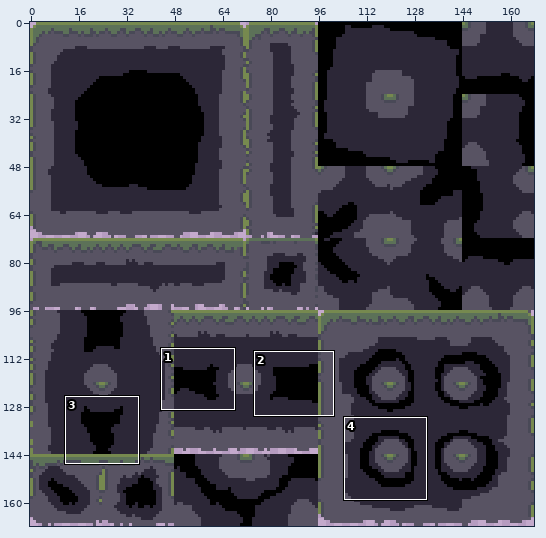
Sprite sheet -- Assets/Sprites/Tileset/Dirt_Basic2.png. The first picture is a wide view before the edit; the outline marks the close-up.
Close-up. Before:
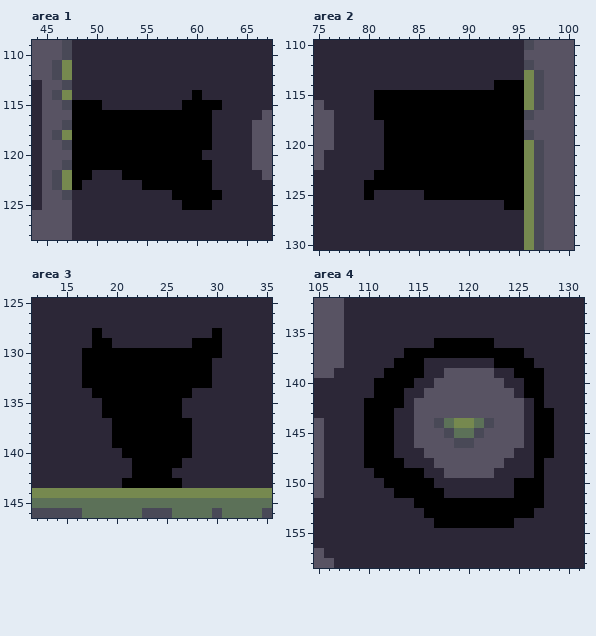
The file is 168x168 pixels. Shown: area 1: x 44..67, y 109..128; area 2: x 75..100, y 110..130; area 3: x 12..35, y 125..146; area 4: x 105..131, y 132..158. The commit also changed other parts of the picture, which this record leaves out.
Now the later version:
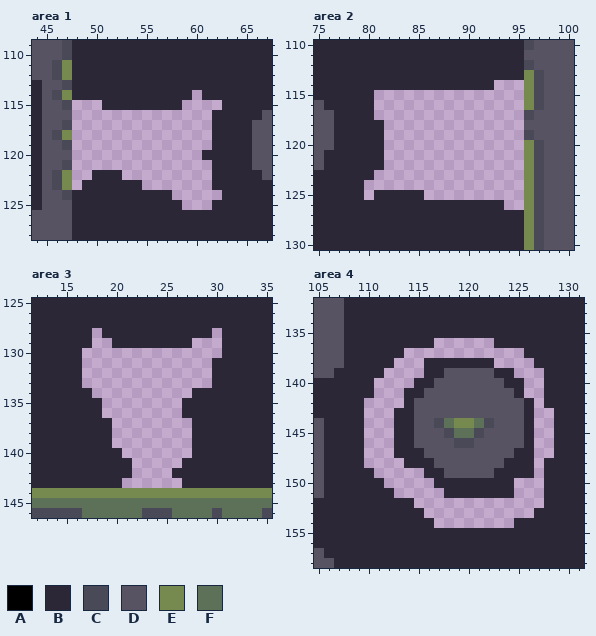
Palette (. is transparent): A #000000  B #2c2737  C #494957  D #585363  E #76894f  F #5c7158
Difference:
Area 1:
y 114: x 60 A -> .
y 115: x 48..50 AAA -> ...; x 59..62 AAAA -> ....
y 116..119: x 48..61 AAAAAAAAAAAAAA -> ..............
y 120: x 48..60 AAAAAAAAAAAAA -> .............
y 121: x 48..61 AAAAAAAAAAAAAA -> ..............
y 122: x 48..49 AA -> ..; x 53..61 AAAAAAAAA -> .........
y 123: x 48 A -> .; x 55..61 AAAAAAA -> .......
y 124: x 58..62 AAAAA -> .....
y 125: x 59..61 AAA -> ...
Area 2:
y 114: x 93..95 AAA -> ...
y 115..117: x 81..95 AAAAAAAAAAAAAAA -> ...............
y 118..122: x 82..95 AAAAAAAAAAAAAA -> ..............
y 123: x 81..95 AAAAAAAAAAAAAAA -> ...............
y 124: x 80..95 AAAAAAAAAAAAAAAA -> ................
y 125: x 80 A -> .; x 86..95 AAAAAAAAAA -> ..........
y 126: x 94..95 AA -> ..
Area 3:
y 128: x 18 A -> .; x 30 A -> .
y 129: x 18..19 AA -> ..; x 28..30 AAA -> ...
y 130: x 17..30 AAAAAAAAAAAAAA -> ..............
y 131..133: x 17..29 AAAAAAAAAAAAA -> .............
y 134: x 18..27 AAAAAAAAAA -> ..........
y 135..136: x 19..26 AAAAAAAA -> ........
y 137..139: x 20..27 AAAAAAAA -> ........
y 140: x 21..27 AAAAAAA -> .......
y 141: x 22..26 AAAAA -> .....
y 142: x 22..25 AAAA -> ....
y 143: x 21..26 AAAAAA -> ......
Area 4:
y 136: x 117..122 AAAAAA -> ......
y 137: x 114..125 AAAAAAAAAAAA -> ............
y 138: x 113..115 AAA -> ...; x 123..126 AAAA -> ....
y 139: x 112..115 AAAA -> ....; x 125..127 AAA -> ...
y 140: x 111..114 AAAA -> ....; x 126..127 AA -> ..
y 141: x 111..113 AAA -> ...; x 126..127 AA -> ..
y 142: x 110..113 AAAA -> ....; x 127 A -> .
y 143..147: x 110..112 AAA -> ...; x 127..128 AA -> ..
y 148: x 110..113 AAAA -> ....; x 127 A -> .
y 149: x 111..115 AAAAA -> .....; x 127 A -> .
y 150: x 112..116 AAAAA -> .....; x 125..127 AAA -> ...
y 151: x 113..117 AAAAA -> .....; x 125..127 AAA -> ...
y 152: x 115..127 AAAAAAAAAAAAA -> .............
y 153: x 116..126 AAAAAAAAAAA -> ...........
y 154: x 117..124 AAAAAAAA -> ........
Changed places in both close-ups, as pixel boxes (x1, y1, x2, y2):
erased: (72, 90, 222, 210)
erased: (364, 80, 524, 210)
erased: (82, 328, 222, 488)
erased: (364, 338, 554, 528)
